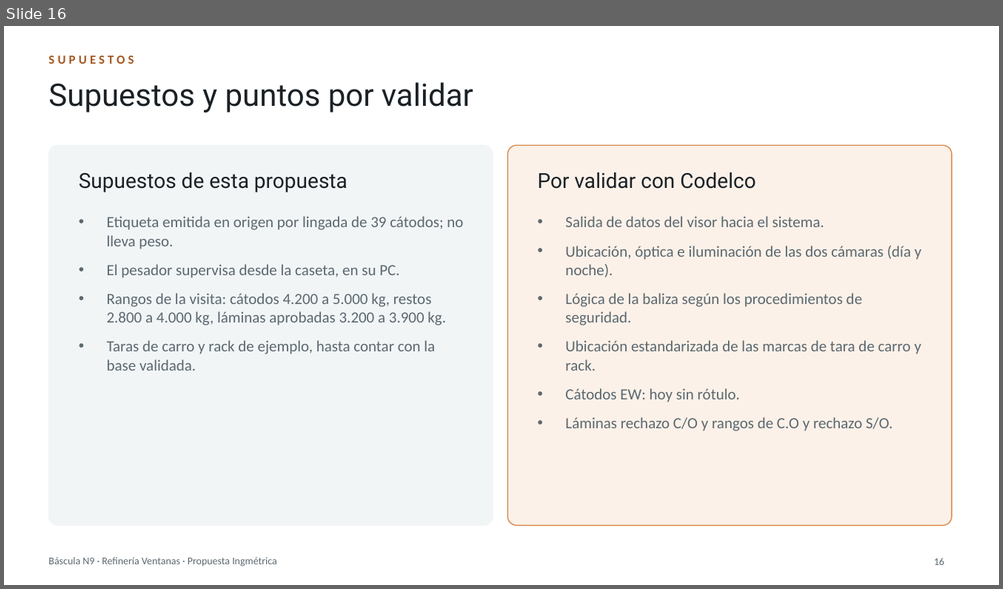
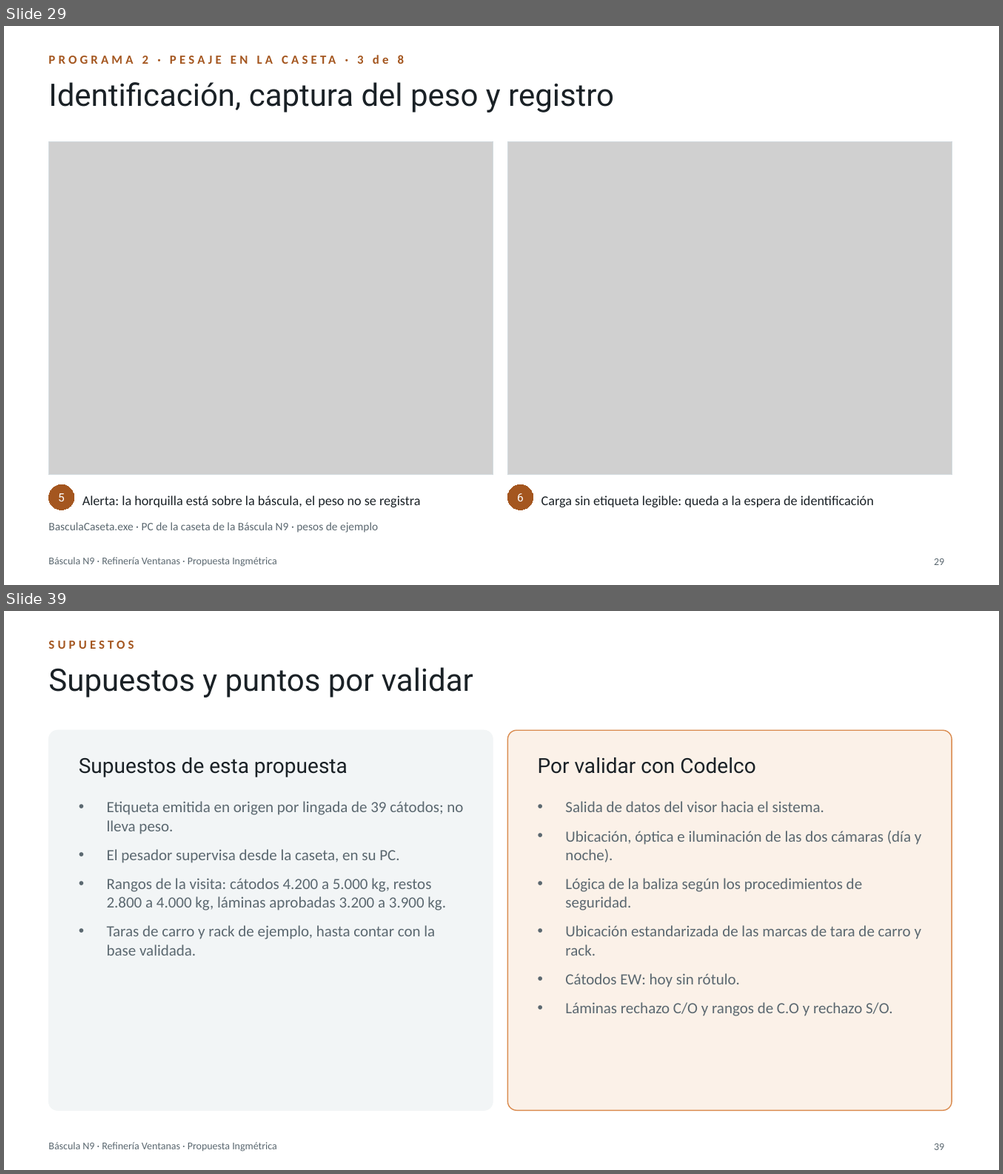
Before and after one commit to BortegaING/Codelco-Proyecto, a slide deck: presentacion/Bascula-N9-Ventanas.pptx. Shown one above the other, each under a label of ours: slide 16 before the commit, slides 29 and 39 after it; the slides between them are not shown. The pictures are 1003x589 and 1003x1174 pixels, drawn with LibreOffice and Linux fonts; fonts in the diff are those of the drawing; grey boxes stand for pictures. Boxes give left, top, right and bottom in pixels: in the first picture for what was removed or moved away, otherwise in the second. Text is boxed around its words. In the diff, an @@ line names an element or a change of style, - is before the commit and + after.

```diff
--- a/presentacion/Bascula-N9-Ventanas.pptx
+++ b/presentacion/Bascula-N9-Ventanas.pptx
@@ slide 29 added at box(4, 26, 999, 585), background #FFFFFF; not listed: 1 template element that a slide beside it also shows @@
@@ text added at box(142, 55, 404, 64), 12 pt, text #A4561F, bold @@
+PROGRAMA 2 · PESAJE EN LA CASETA · 3 de 8
@@ title added at box(48, 82, 614, 113), 30 pt, text #1A2126 @@
+Identificación, captura del peso y registro
@@ picture added at box(48, 141, 492, 474) @@
@@ rectangle added at box(48, 141, 492, 474), outline #D3DBDF 0.75 pt @@
@@ picture added at box(508, 141, 951, 474) @@
@@ rectangle added at box(508, 141, 951, 474), outline #D3DBDF 0.75 pt @@
@@ ellipse added at box(48, 485, 74, 510), fill #A4561F, outline #A4561F 0.75 pt, 11 pt, text #FFFFFF @@
+5
@@ ellipse added at box(508, 485, 533, 510), fill #A4561F, outline #A4561F 0.75 pt, 11 pt, text #FFFFFF @@
+6
@@ text added at box(82, 496, 421, 508), 13 pt, text #1A2126 @@
+Alerta: la horquilla está sobre la báscula, el peso no se registra
@@ text added at box(541, 496, 874, 508), 13 pt, text #1A2126 @@
+Carga sin etiqueta legible: queda a la espera de identificación
@@ text added at box(48, 523, 378, 533), 11 pt, text #5B6870 @@
+BasculaCaseta.exe · PC de la caseta de la Báscula N9 · pesos de ejemplo
@@ page number added at box(933, 559, 944, 565), 10 pt, text #5B6870 @@
+29
@@ what was slide 16 is now slide 39 @@
@@ page number at box(933, 1144, 944, 1150): text changed @@
-16
+39
```
Also in this commit, not shown: 22 other slides added, 57 other files.
